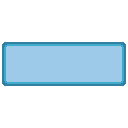
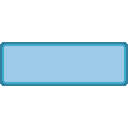
Before/after of a 128×128 layered artwork. What changed in the layer stack:
painted on "Layer 1" over [0, 42, 128, 86]
